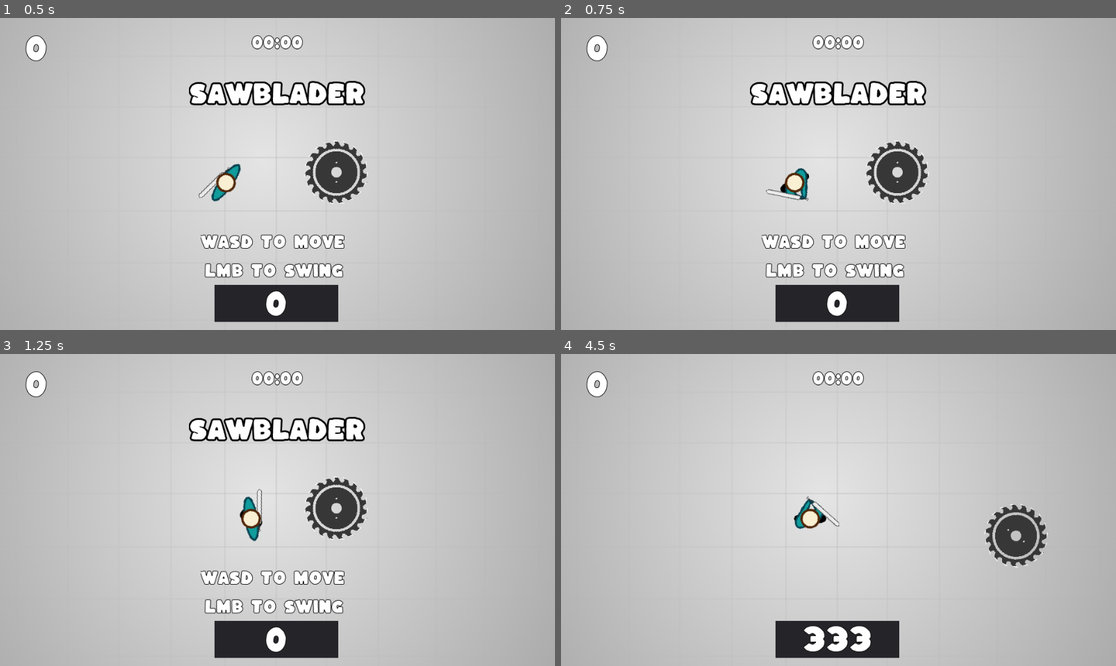
Above: before the commit, frames 1-4 (two rows, left to right).
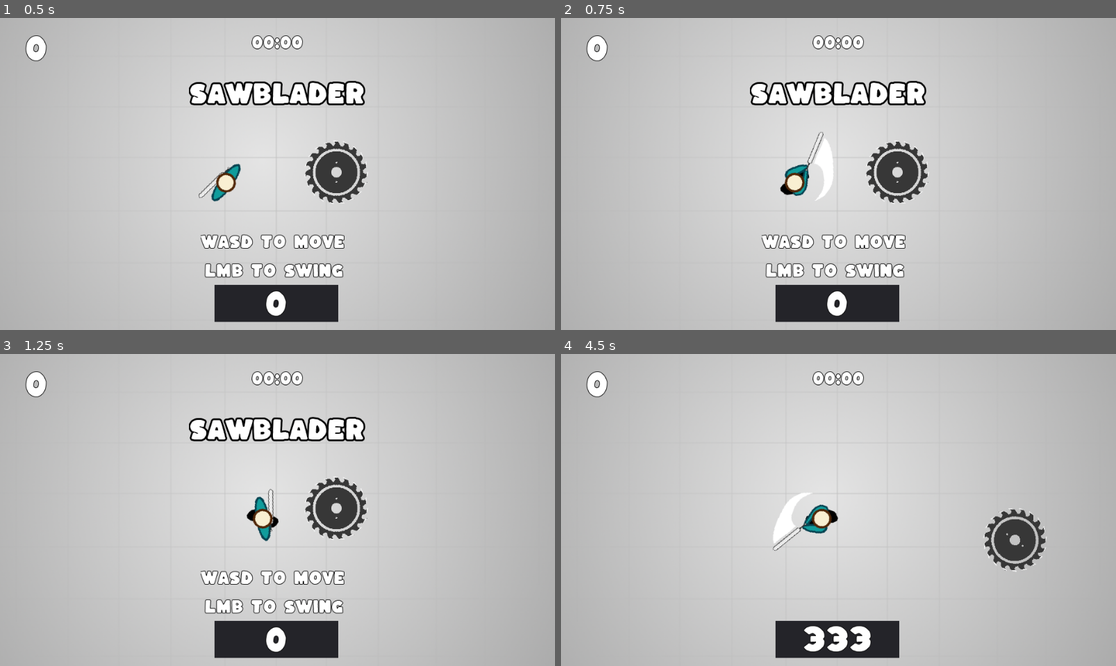
Above: after the commit, the same moments.

Repository: Zircon332/Sawblader
Game: Godot game, scene res://scenes/main.tscn
Two runs of this game, one before a commit and one after it. Both use one fixed random seed, a clock stepped at 60 frames per second and the inputs below.
Inputs (mouse positions are in pixels of both pictures, inside the frame that each line leads up to):
- Up to frame 1 (0.5 s): no input
- Up to frame 2 (0.75 s): tap Enter at 0.5 s; move the mouse to (960, 158) at 0.52 s; hold D (move_right) from 0.53 s (still down); click (960, 158) at 0.6 s
- Up to frame 3 (1.25 s): keep holding D (move_right)
- Up to frame 4 (4.5 s): move the mouse to (727, 525) at 1.27 s; release D (move_right) at 1.28 s; hold S (move_down) 1.28-2.03 s; click (727, 525) at 1.35 s; move the mouse to (894, 441) at 2.02 s; hold D (move_right) 2.03-2.78 s; click (894, 441) at 2.1 s; move the mouse to (810, 572) at 2.77 s; hold W (move_up) 2.78-3.53 s; click (810, 572) at 2.85 s; move the mouse to (1005, 556) at 3.52 s; hold A (move_left) from 3.53 s (still down); click (1005, 556) at 3.6 s; move the mouse to (672, 463) at 4.27 s; click (672, 463) at 4.35 s

Frame 1 is identical in both runs. In frame 2, 0.6% of the frame differs, in the area x 36-50%, y 36-59%; in frame 3, 0.7%; in frame 4, 1.9%, in the area x 38-88%, y 44-70%.

Commit message:
fix player z-index and initial swing animation frame

Diff:
--- a/entities/player/player.tscn
+++ b/entities/player/player.tscn
@@ -63,11 +63,6 @@
 atlas = ExtResource( 2 )
 region = Rect2( 1344, 0, 192, 192 )
 
-[sub_resource type="AtlasTexture" id=14]
-flags = 4
-atlas = ExtResource( 2 )
-region = Rect2( 1920, 0, 192, 192 )
-
 [sub_resource type="AtlasTexture" id=15]
 flags = 4
 atlas = ExtResource( 2 )
@@ -100,7 +95,7 @@
 "name": "run",
 "speed": 10.0
 }, {
-"frames": [ SubResource( 14 ), SubResource( 15 ), SubResource( 16 ), SubResource( 17 ) ],
+"frames": [ SubResource( 15 ), SubResource( 16 ), SubResource( 17 ) ],
 "loop": true,
 "name": "swing",
 "speed": 10.0
@@ -119,13 +114,13 @@
 radius = 38.0
 
 [node name="Player" type="KinematicBody2D" groups=["entities"]]
+z_index = 1
 collision_mask = 0
 script = ExtResource( 1 )
 
 [node name="AnimatedSprite" type="AnimatedSprite" parent="."]
 frames = SubResource( 18 )
 animation = "swing"
-frame = 1
 
 [node name="CollisionShape2D" type="CollisionShape2D" parent="."]
 shape = SubResource( 1 )
Not shown: 1 places in entities/player/player.tscn that only renumber resources
